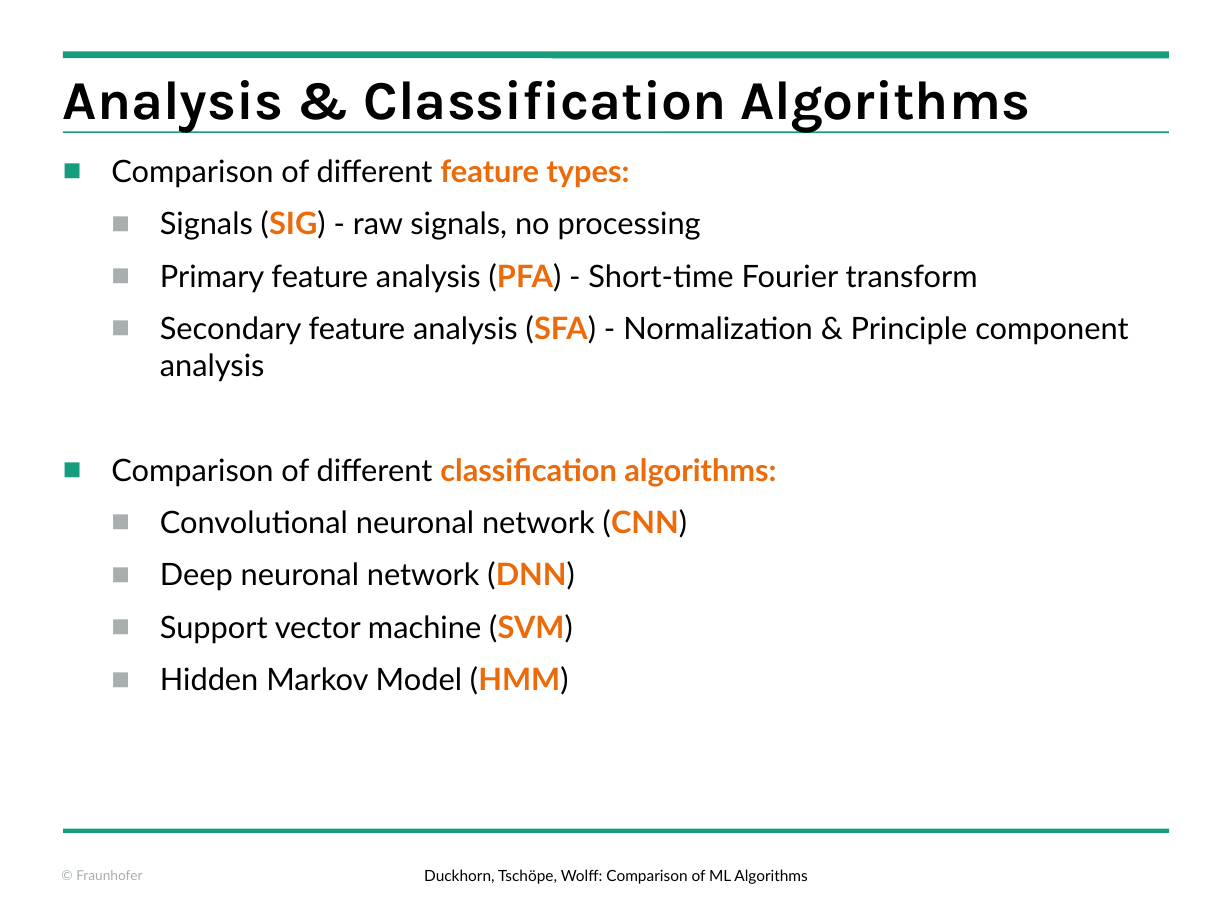
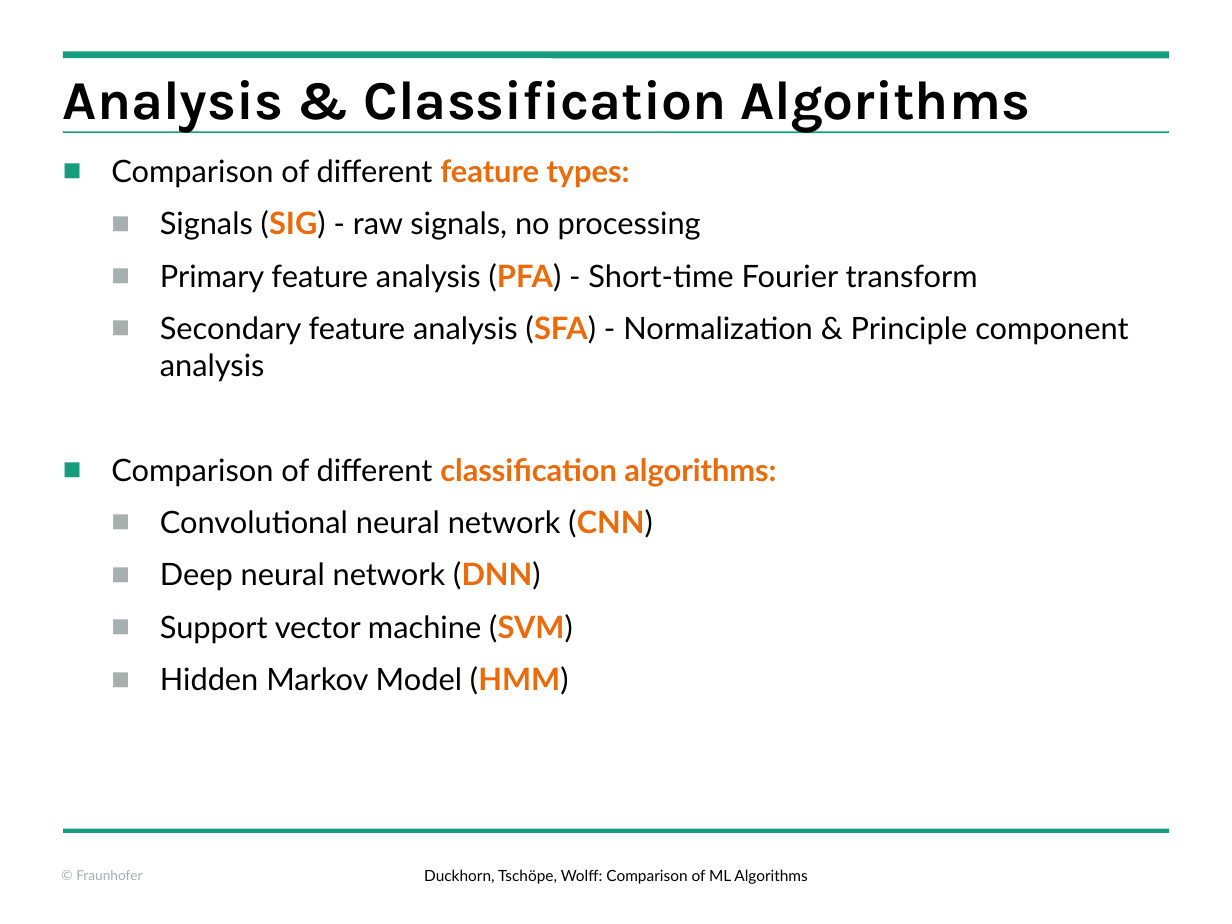
Before and after one commit to kogmatd/db-izfp, a slide deck: slide 4 of 2018_ndt_aero/We_4_A_5_Duckhorn.pptx. Drawn at 1232x924 pixels with LibreOffice and Linux fonts; fonts in the diff are those of the drawing; background and template pictures are left out. Boxes give left, top, right and bottom in pixels: in the first picture for what was removed or moved away, otherwise in the second. Text is boxed around its words. In the diff, an @@ line names an element or a change of style, - is before the commit and + after.

```diff
--- a/2018_ndt_aero/We_4_A_5_Duckhorn.pptx
+++ b/2018_ndt_aero/We_4_A_5_Duckhorn.pptx
@@ text at bbox=[160, 509, 653, 591]: text changed @@
-  ■ Convolutional neuronal network (CNN)
-  ■ Deep neuronal network (DNN)
+  ■ Convolutional neural network (CNN)
+  ■ Deep neural network (DNN)
```
Also in this commit, not shown: 1 other file.
